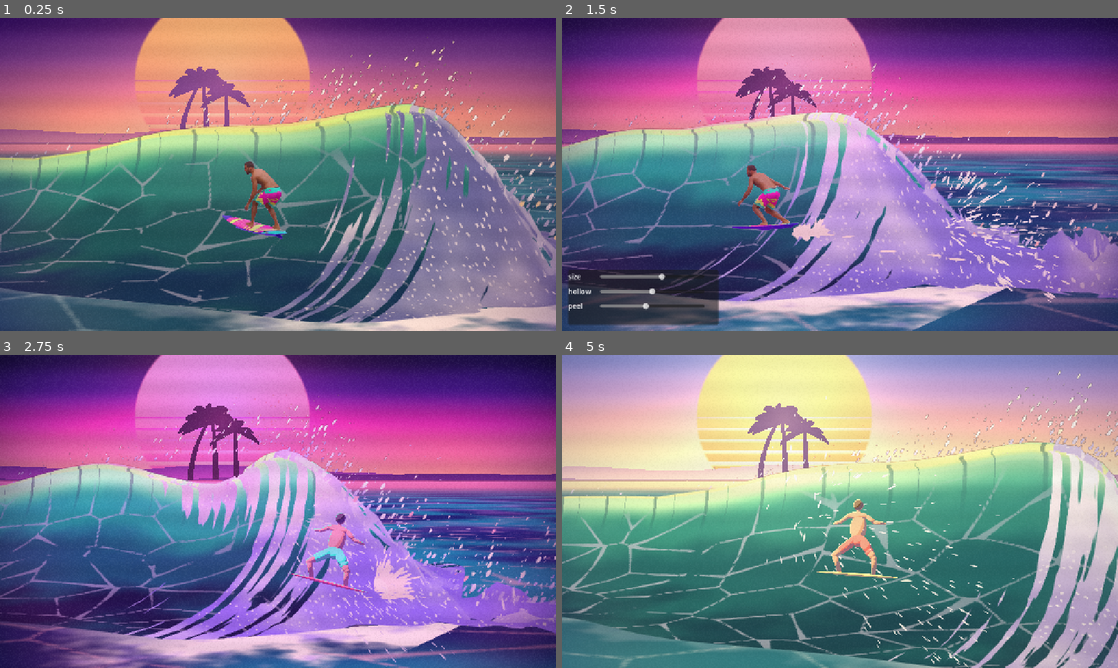
Above: before the commit, frames 1-4 (two rows, left to right).
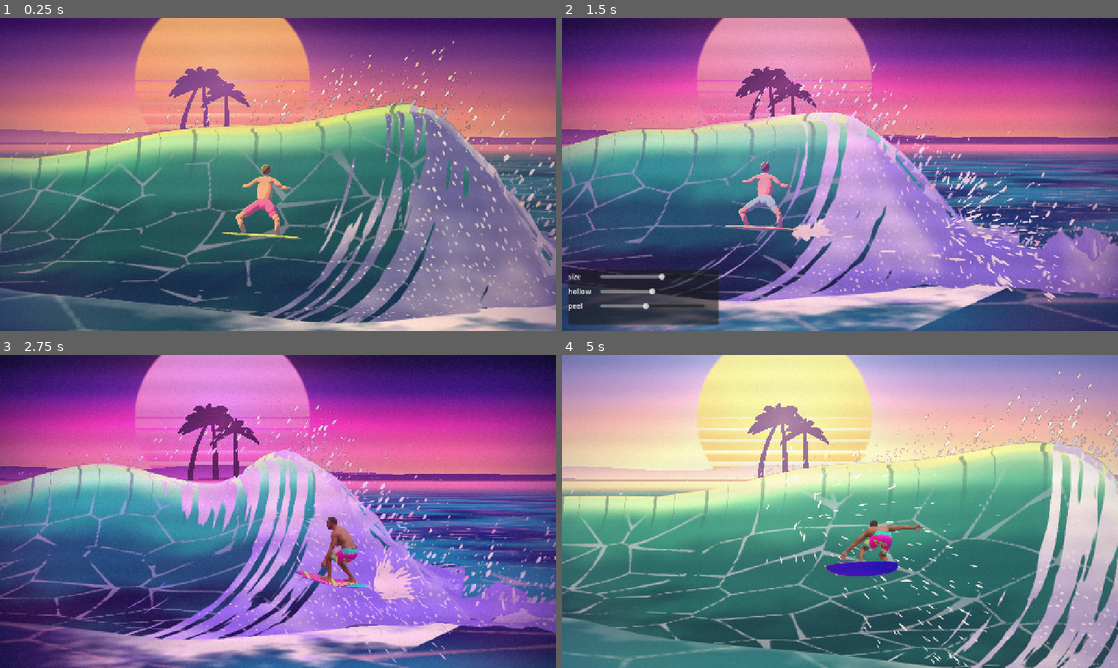
Above: after the commit, the same moments.

Repository: ucsbjd/Chabruh
Game: Godot game, scene res://scenes/main.tscn
Two runs of this game, one before a commit and one after it. Both use one fixed random seed, a clock stepped at 60 frames per second and the inputs below.
Inputs (mouse positions are in pixels of both pictures, inside the frame that each line leads up to):
- Up to frame 1 (0.25 s): no input
- Up to frame 2 (1.5 s): tap Enter at 0.5 s; move the mouse to (962, 158) at 0.52 s; hold D 0.53-1.25 s; tap M at 0.6 s; click (962, 158) at 0.67 s; tap Space at 0.77 s; drag from (728, 190) to (812, 237) at 1.27 s
- Up to frame 3 (2.75 s): move the mouse to (333, 442) at 2.02 s; hold D from 2.03 s (still down); tap P at 2.1 s
- Up to frame 4 (5 s): release D at 2.75 s; drag from (812, 574) to (673, 464) at 2.77 s; move the mouse to (1006, 558) at 3.52 s; hold Left 3.53-4.25 s; tap M at 3.6 s; tap Space at 3.77 s; drag from (673, 464) to (756, 433) at 4.27 s

The runs differ from the first frame. In frame 1, 1.4% of the frame differs, in the area x 39-55%, y 45-71%; in frame 2, 1.2%; in frame 3, 1.3%; in frame 4, 1.7%, in the area x 45-65%, y 46-72%.

Commit message:
Step 7: open on the placeholder surfer by default
Co-Authored-By: Claude Sonnet 5.5 <noreply@anthropic.com>

Diff:
--- a/game/scripts/world.gd
+++ b/game/scripts/world.gd
@@ -32,7 +32,7 @@
 const DEFAULT_SIZE := 0.6
 const DEFAULT_HOLLOW := 0.5
 const DEFAULT_PEEL_OFFSET := 3.0
-const DEFAULT_POSE := "ride"
+const DEFAULT_POSE := "placeholder"
 ## The surfer sits on the face at an angle that follows the wave, but never tips past this, in degrees.
 const MAX_GROUND_ANGLE := 14.0
 ## Where the board's tail is, in meters from the board's centre (right and down, before the board tilts):
